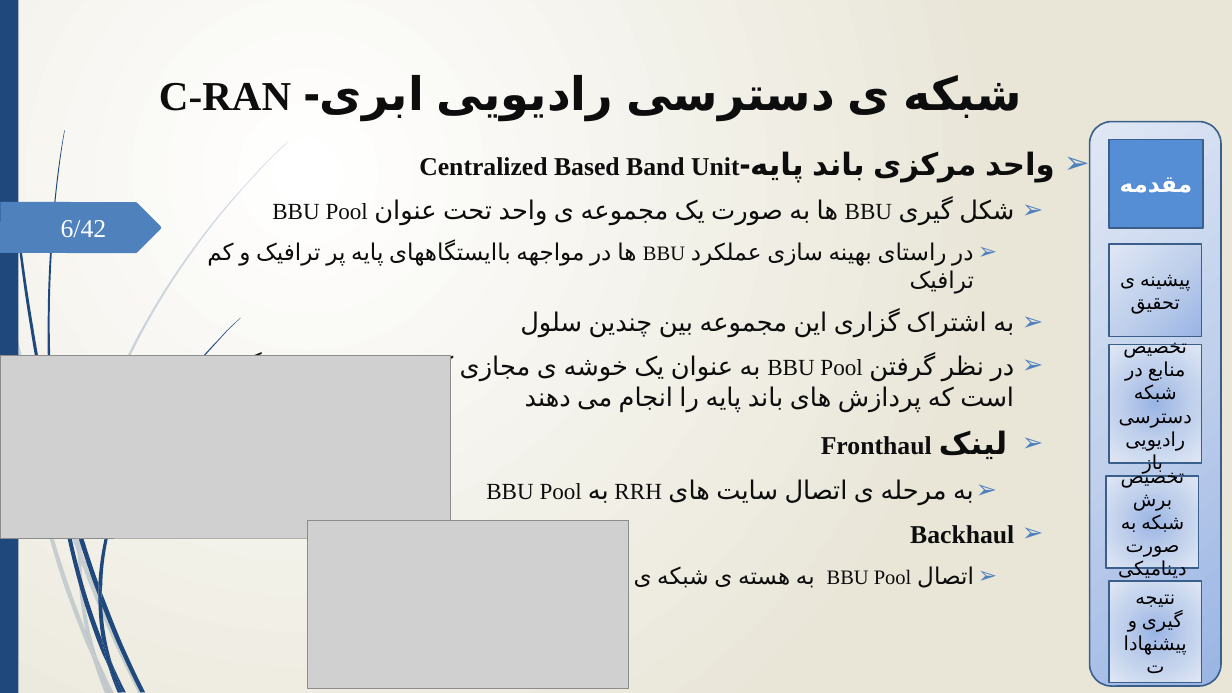
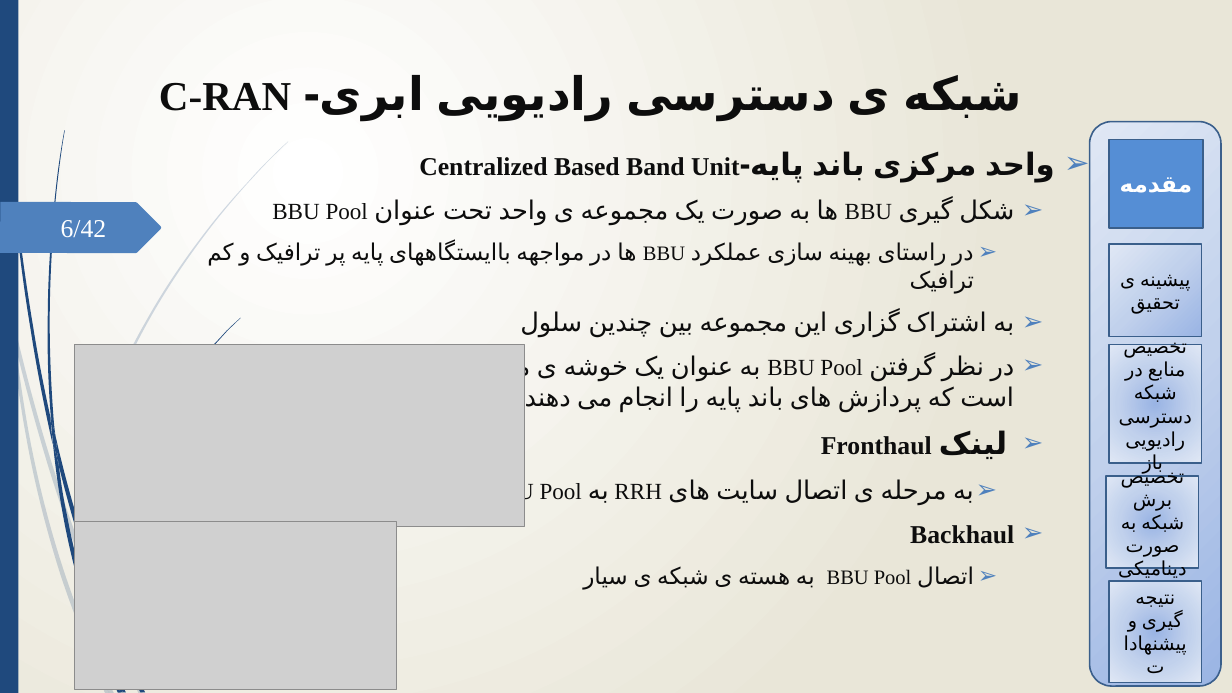
Before and after one commit to mkm1992/phd-project, a slide deck: slide 6 of Latex/tex1/proposal.pptx. Drawn at 1232x693 pixels with LibreOffice and Linux fonts; fonts in the diff are those of the drawing; grey boxes stand for pictures; background and template pictures are left out. Boxes give left, top, right and bottom in pixels: in the first picture for what was removed or moved away, otherwise in the second. Text is boxed around its words. In the diff, an @@ line names an element or a change of style, - is before the commit and + after.

```diff
--- a/Latex/tex1/proposal.pptx
+++ b/Latex/tex1/proposal.pptx
@@ picture: place and size @@
-picture at (0,356,450,538)
+picture at (75,345,525,527)
@@ freeform shape added at (51,415,59,467), fill #1F497D @@
@@ picture: place and size @@
-picture at (307,521,628,689)
+picture at (75,522,396,690)
@@ freeform shape removed at (78,554,97,657) @@
@@ freeform shape removed at (78,542,81,564) @@
@@ freeform shape removed at (98,596,112,665) @@
@@ freeform shape removed at (98,583,102,606) @@
```
Also in this commit, not shown: 3 other slides changed.
